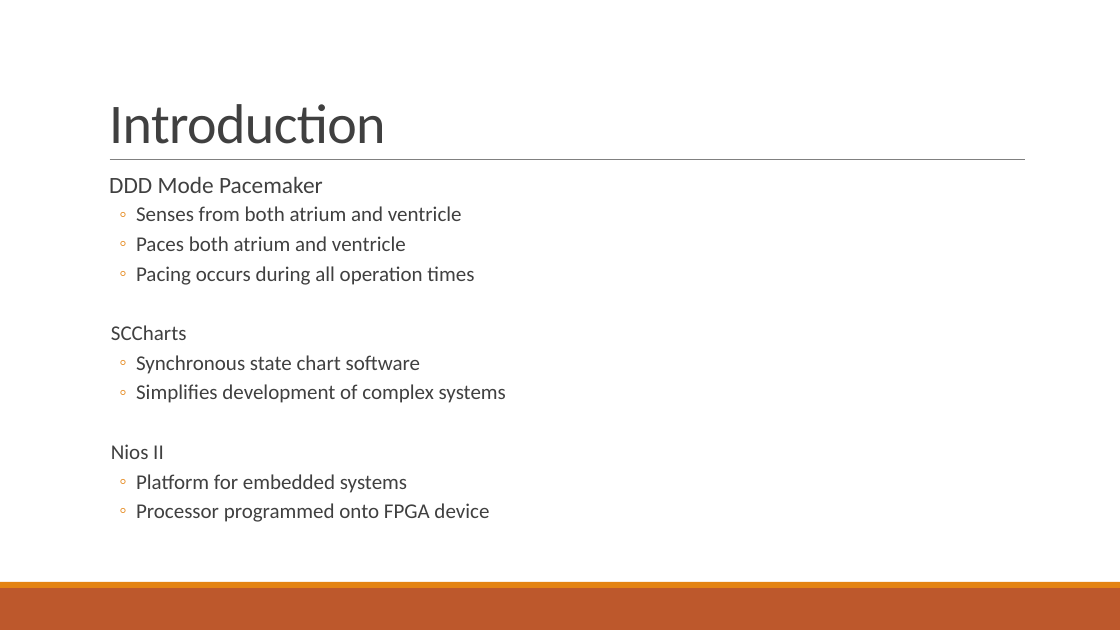
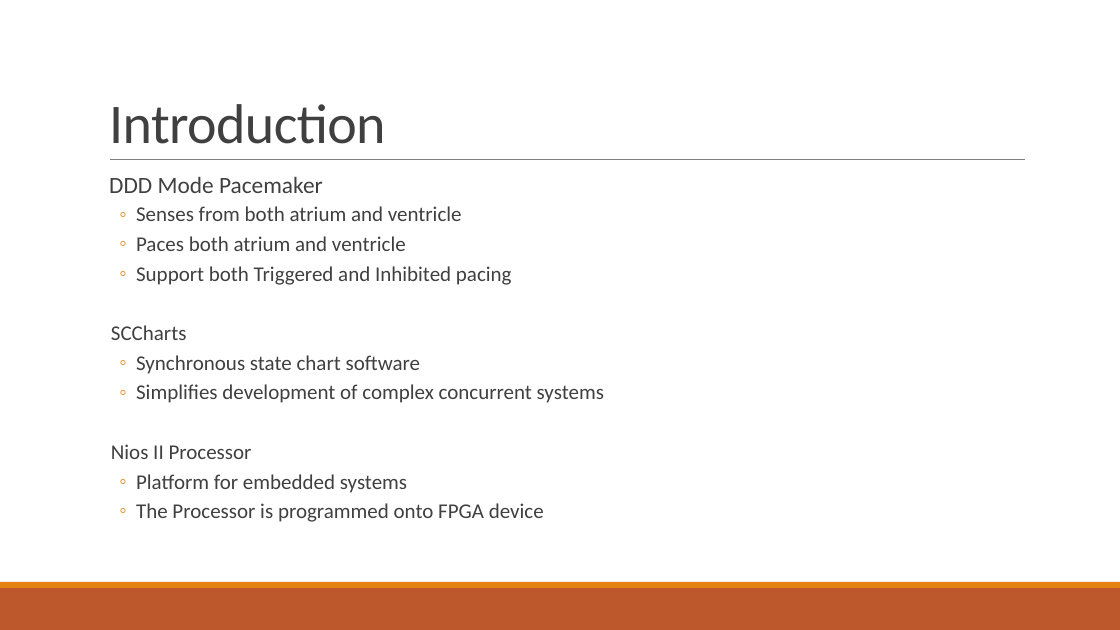
Before and after one commit to nz-Mark-Y/303Assignments, a slide deck: slide 2 of A2/COMPSYS 303 A2 Presentation.pptx. Drawn at 1120x630 pixels with LibreOffice and Linux fonts; fonts in the diff are those of the drawing. Boxes give left, top, right and bottom in pixels: in the first picture for what was removed or moved away, otherwise in the second. Text is boxed around its words. In the diff, an @@ line names an element or a change of style, - is before the commit and + after.

Commit message:
modified slides

```diff
--- a/A2/COMPSYS 303 A2 Presentation.pptx
+++ b/A2/COMPSYS 303 A2 Presentation.pptx
@@ text at (x1=136, y1=266, x2=512, y2=285): text changed @@
-  ◦ Pacing occurs during all operation times
+  ◦ Support both Triggered and Inhibited pacing
@@ text at (x1=111, y1=384, x2=604, y2=459): text changed @@
-  ◦ Simplifies development of complex systems
-  Nios II
+  ◦ Simplifies development of complex concurrent systems
+  Nios II Processor
@@ text at (x1=136, y1=503, x2=544, y2=522): text changed @@
-  ◦ Processor programmed onto FPGA device
+  ◦ The Processor is programmed onto FPGA device
```
Also in this commit, not shown: 1 other slide changed, 1 slide added.
